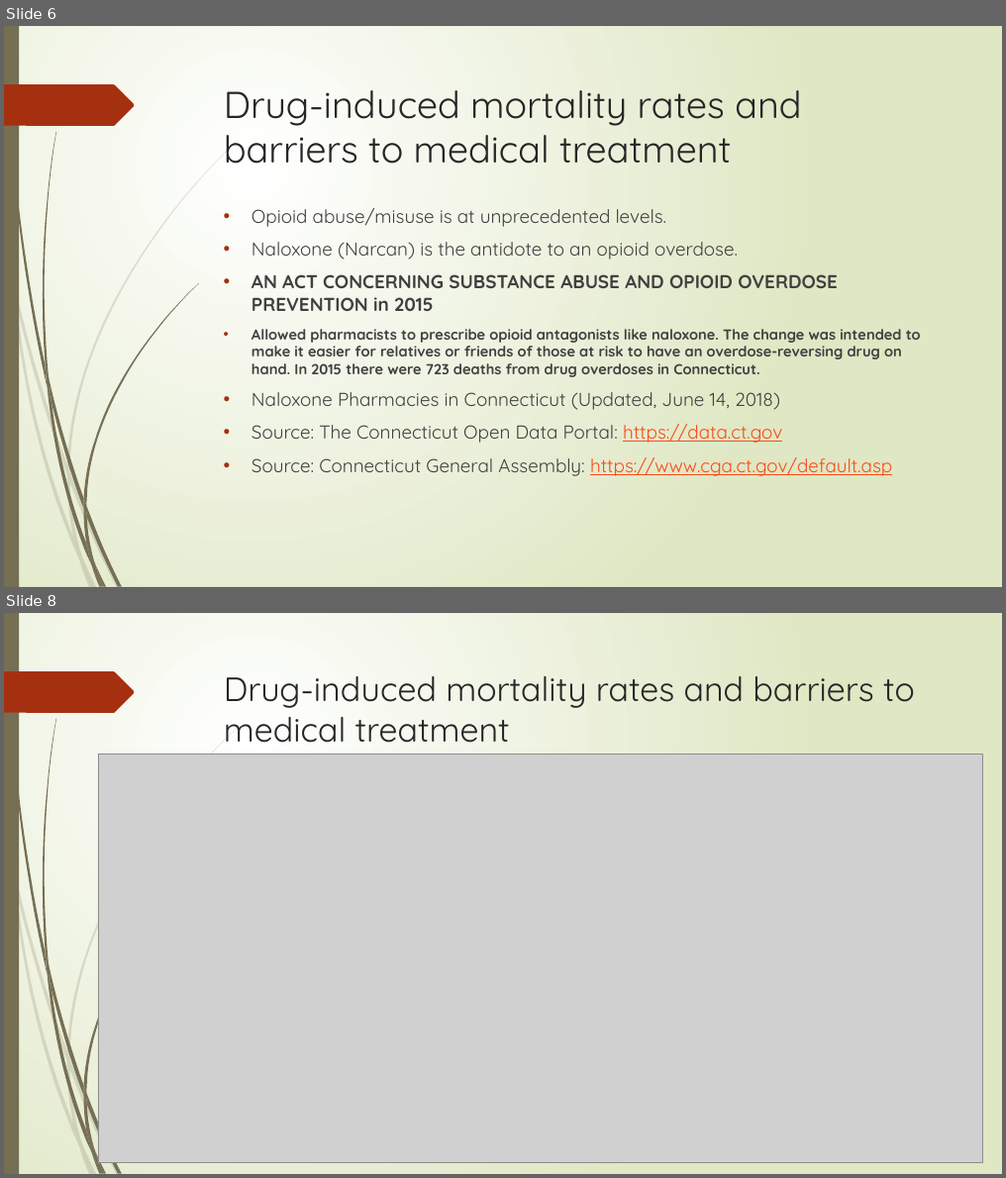
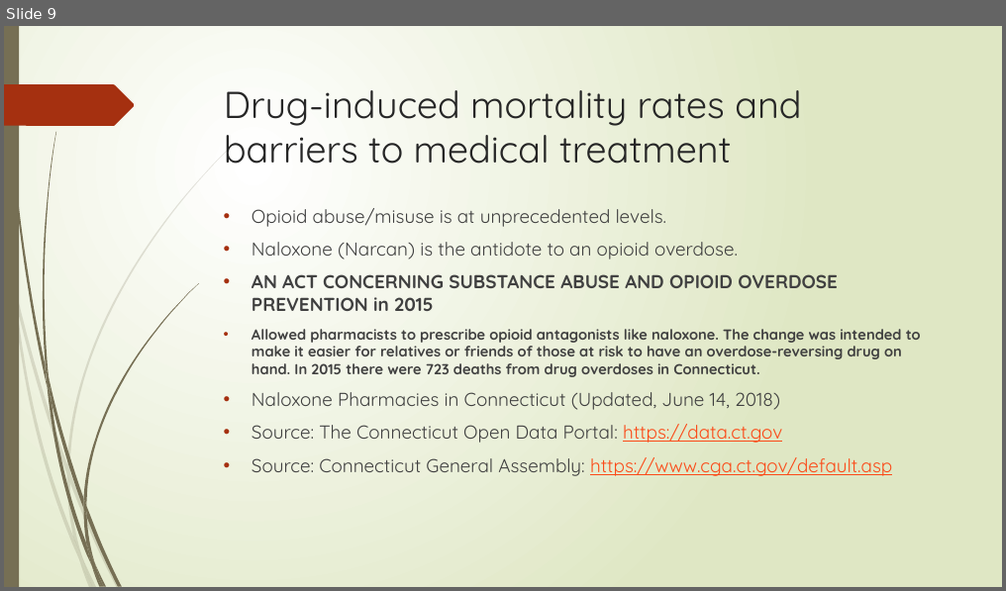
Before and after one commit to yayunl/DataViz-Project1, a slide deck: Drug Mortality and Socio-Economic conditions in Connecticut.pptx. Shown one above the other, each under a label of ours: slides 6 and 8 before the commit, slide 9 after it; the slides between them are not shown. The pictures are 1006x1178 and 1006x591 pixels, drawn with LibreOffice and Linux fonts; fonts in the diff are those of the drawing; grey boxes stand for pictures. Boxes give left, top, right and bottom in pixels: in the first picture for what was removed or moved away, otherwise in the second. Text is boxed around its words. In the diff, an @@ line names an element or a change of style, - is before the commit and + after.

```diff
--- a/Drug Mortality and Socio-Economic conditions in Connecticut.pptx
+++ b/Drug Mortality and Socio-Economic conditions in Connecticut.pptx
@@ slide 8 removed at bbox=[4, 613, 1002, 1174], background gradient #FFFFFF to #DFE8C4; not listed: 24 template elements that a slide beside it also shows @@
@@ title removed at bbox=[224, 676, 915, 743] @@
-Drug-induced mortality rates and barriers to medical treatment
@@ picture removed at bbox=[98, 754, 983, 1163] @@
@@ what was slide 6 is now slide 9 @@
```
Also in this commit, not shown: 4 slides changed, 4 slides added, 2 other slides removed, 2 other files.
